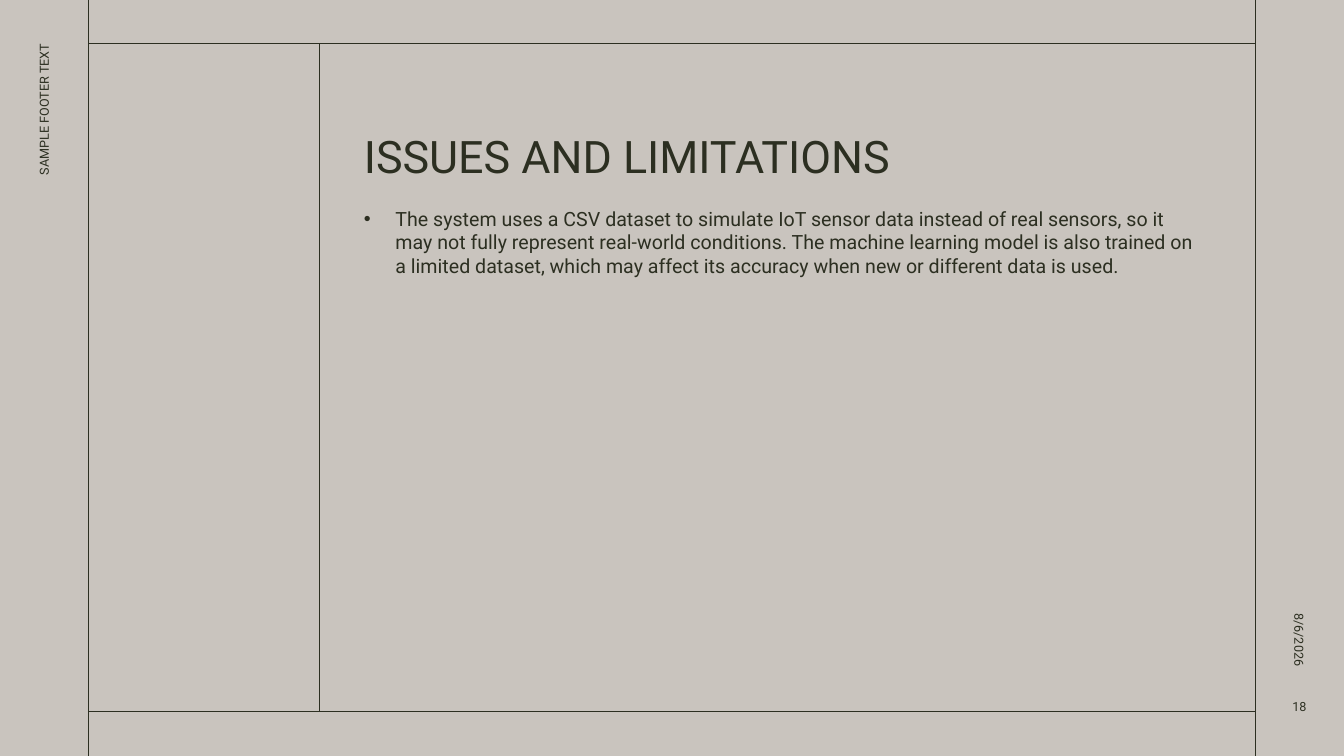
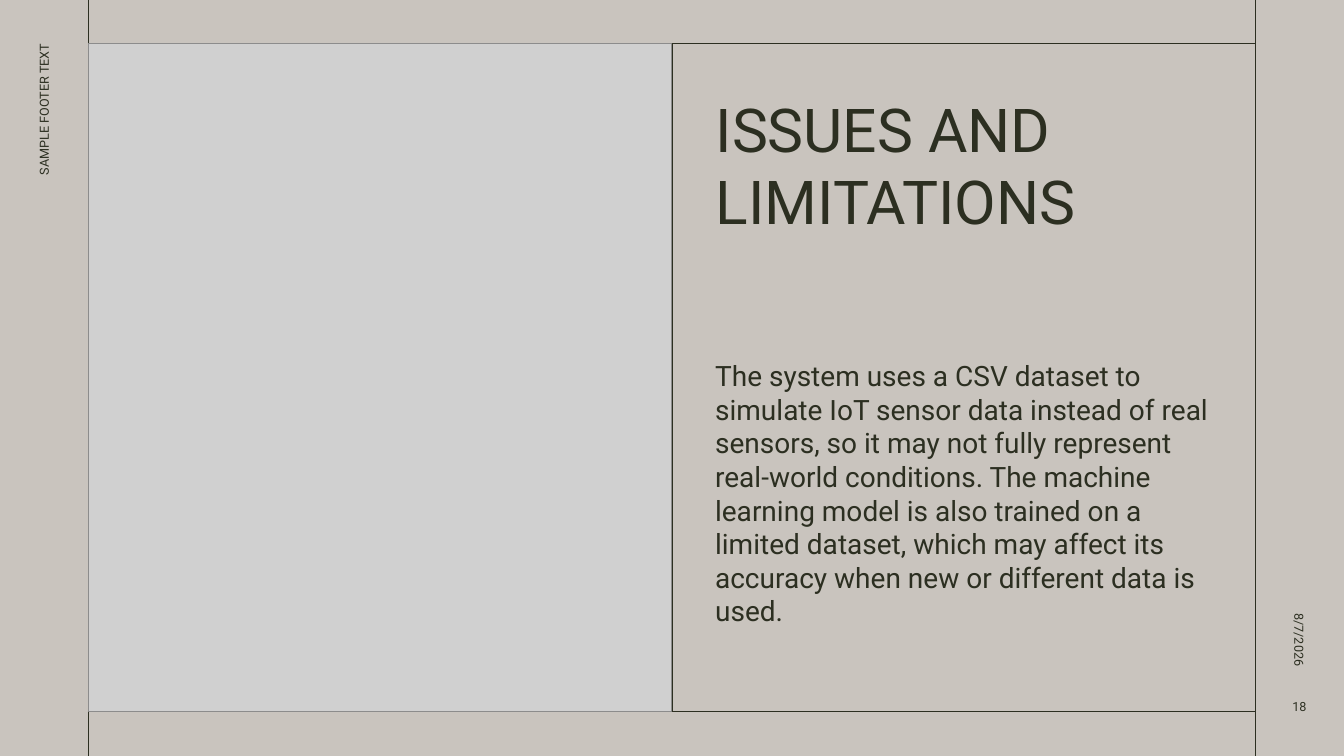
Before and after one commit to cucucumber789-svg/EGT307_T2_Bacon, a slide deck: slide 18 of EGT307 PRESENTATION.pptx. Drawn at 1344x756 pixels with LibreOffice and Linux fonts; fonts in the diff are those of the drawing; grey boxes stand for pictures; background and template pictures are left out. Boxes give left, top, right and bottom in pixels: in the first picture for what was removed or moved away, otherwise in the second. Text is boxed around its words. In the diff, an @@ line names an element or a change of style, - is before the commit and + after.

```diff
--- a/EGT307 PRESENTATION.pptx
+++ b/EGT307 PRESENTATION.pptx
@@ picture added at [89,44,671,712] @@
@@ line moved from (320, 44) - (320, 712) to (673, 44) - (673, 712) @@
@@ title "ISSUES AND LIMITATIONS": place and size @@
-title "ISSUES AND LIMITATIONS" at [364,140,890,174]
+title "ISSUES AND LIMITATIONS" at [716,108,1076,225]
@@ title "ISSUES AND LIMITATIONS" at [716,108,1076,225]: size 32 to 43.2 pt; vertical alignment bottom to top @@
@@ text "The system uses a CSV ...": place and size @@
-text "The system uses a CSV ..." at [395,211,1192,277]
+text "The system uses a CSV ..." at [715,365,1208,622]
@@ text "The system uses a CSV ..." at [715,365,1208,622]: size 14 to 20 pt; bullet • to none; vertical alignment top to bottom @@
@@ text at [1291,618,1308,665]: text changed @@
-8/6/2026
+8/7/2026
```
Also in this commit, not shown: 16 other slides changed, 5 other files.
